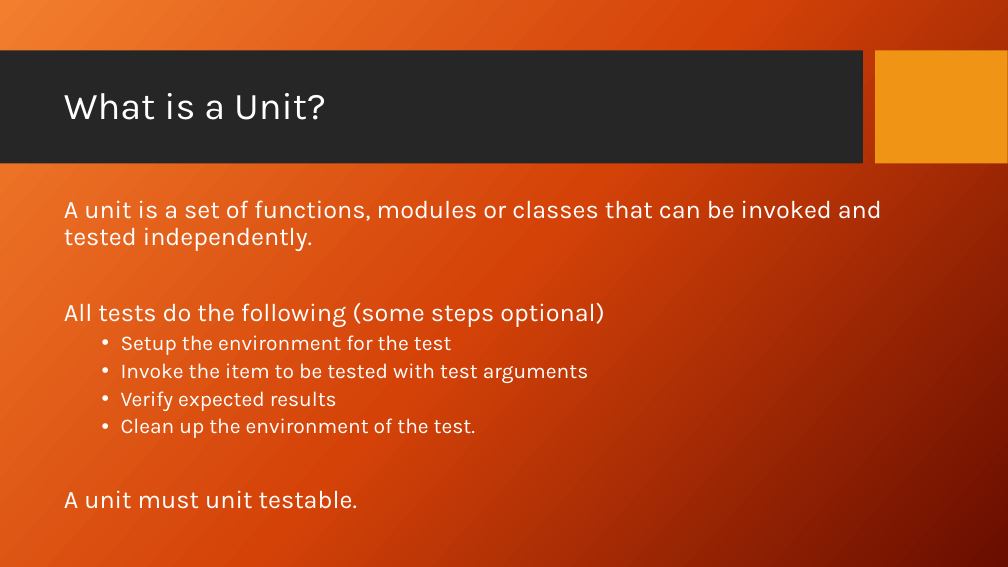
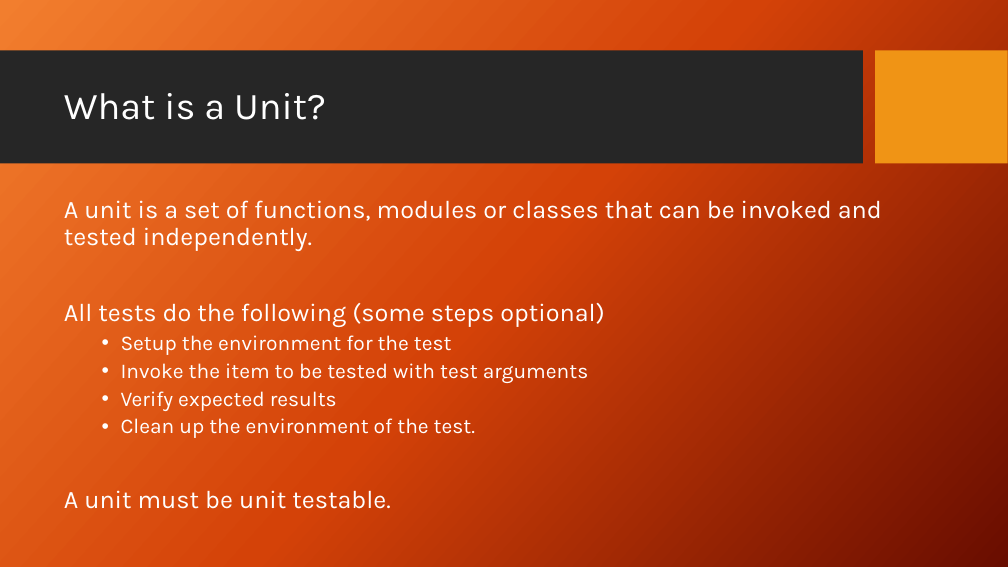
Before and after one commit to PrincetonUniversity/software_testing, a slide deck: slide 4 of UnitTestingSlides.pptx. Drawn at 1008x567 pixels with LibreOffice and Linux fonts; fonts in the diff are those of the drawing; background and template pictures are left out. Boxes give left, top, right and bottom in pixels: in the first picture for what was removed or moved away, otherwise in the second. Text is boxed around its words. In the diff, an @@ line names an element or a change of style, - is before the commit and + after.

Commit message:
fix typo in slides

```diff
--- a/UnitTestingSlides.pptx
+++ b/UnitTestingSlides.pptx
@@ text at box(64, 490, 390, 509): text changed @@
-A unit must unit testable.
+A unit must be unit testable.
```
Also in this commit, not shown: 2 slides added.
